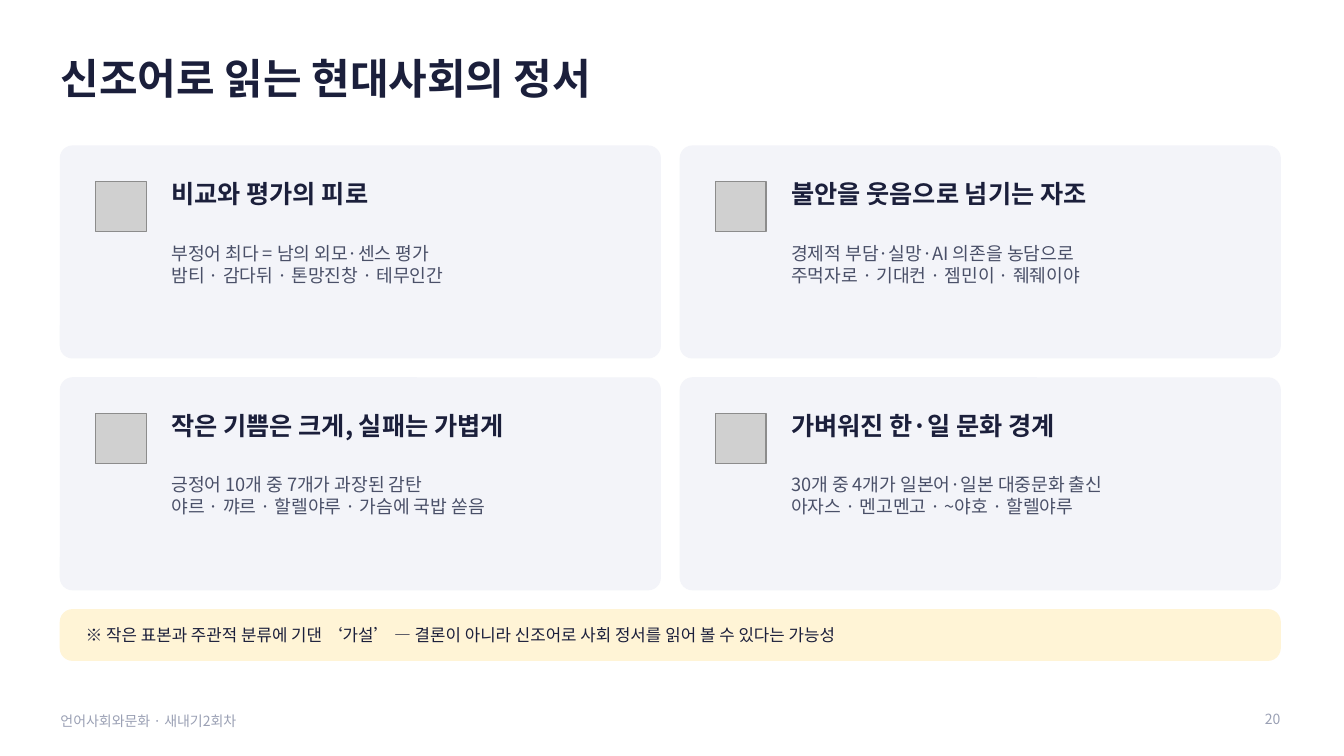
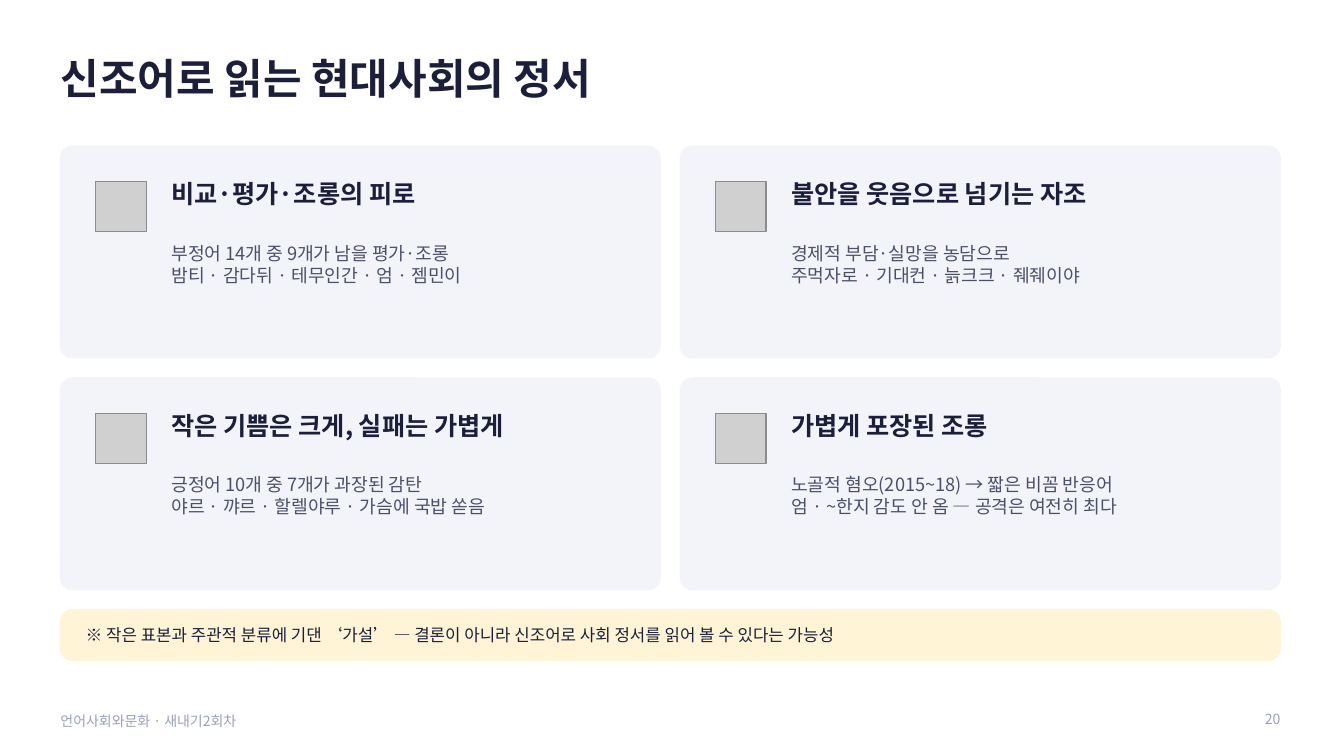
Before and after one commit to junseok7-cpu/hello, a slide deck: slide 20 of report/언어사회와문화_발표_새내기2회차.pptx. Drawn at 1344x756 pixels with LibreOffice and Linux fonts; fonts in the diff are those of the drawing; grey boxes stand for pictures. Boxes give left, top, right and bottom in pixels: in the first picture for what was removed or moved away, otherwise in the second. Text is boxed around its words. In the diff, an @@ line names an element or a change of style, - is before the commit and + after.

```diff
--- a/report/언어사회와문화_발표_새내기2회차.pptx
+++ b/report/언어사회와문화_발표_새내기2회차.pptx
@@ text at bbox=[171, 182, 415, 206]: text changed @@
-비교와 평가의 피로
+비교·평가·조롱의 피로
@@ text at bbox=[171, 245, 462, 284]: text changed @@
-부정어 최다 = 남의 외모·센스 평가
-밤티 · 감다뒤 · 톤망진창 · 테무인간
+부정어 14개 중 9개가 남을 평가·조롱
+밤티 · 감다뒤 · 테무인간 · 엄 · 젬민이
@@ text at bbox=[791, 245, 1080, 284]: text changed @@
-경제적 부담·실망·AI 의존을 농담으로
-주먹자로 · 기대컨 · 젬민이 · 줴줴이야
+경제적 부담·실망을 농담으로
+주먹자로 · 기대컨 · 늙크크 · 줴줴이야
@@ text at bbox=[791, 414, 988, 438]: text changed @@
-가벼워진 한·일 문화 경계
+가볍게 포장된 조롱
@@ text at bbox=[791, 476, 1116, 515]: text changed @@
-30개 중 4개가 일본어·일본 대중문화 출신
-아자스 · 멘고멘고 · ~야호 · 할렐야루
+노골적 혐오(2015~18) → 짧은 비꼼 반응어
+엄 · ~한지 감도 안 옴 — 공격은 여전히 최다
```
Also in this commit, not shown: 1 other slide changed, 3 other files.
